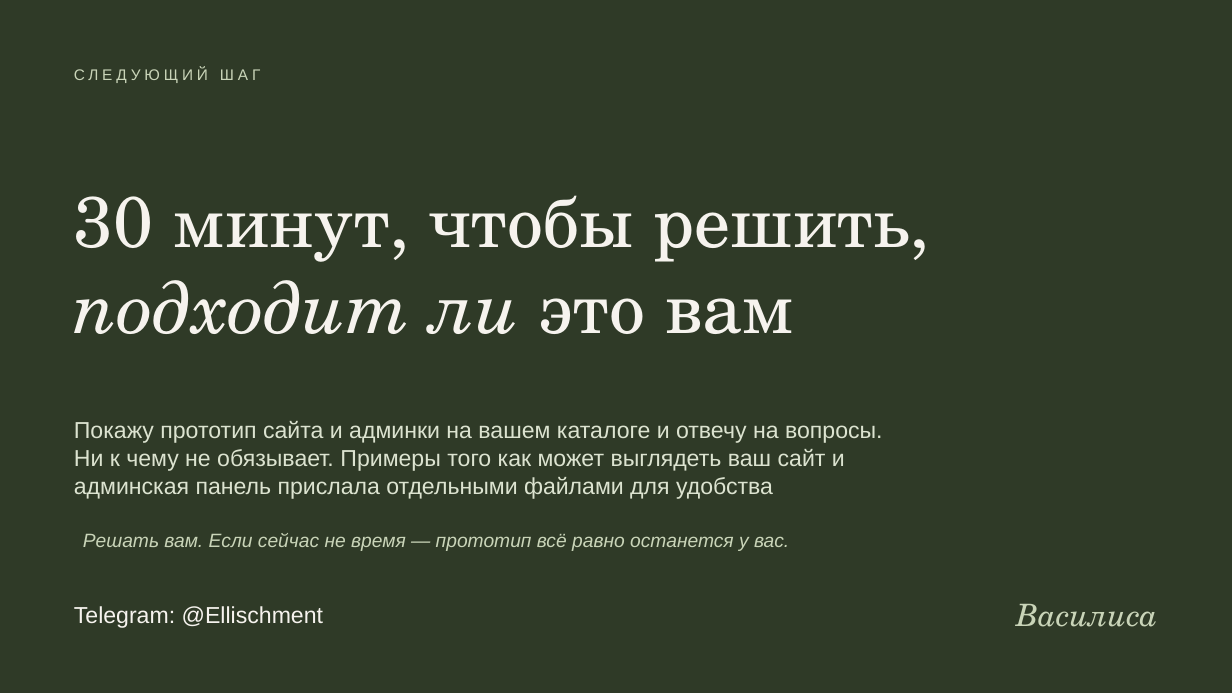
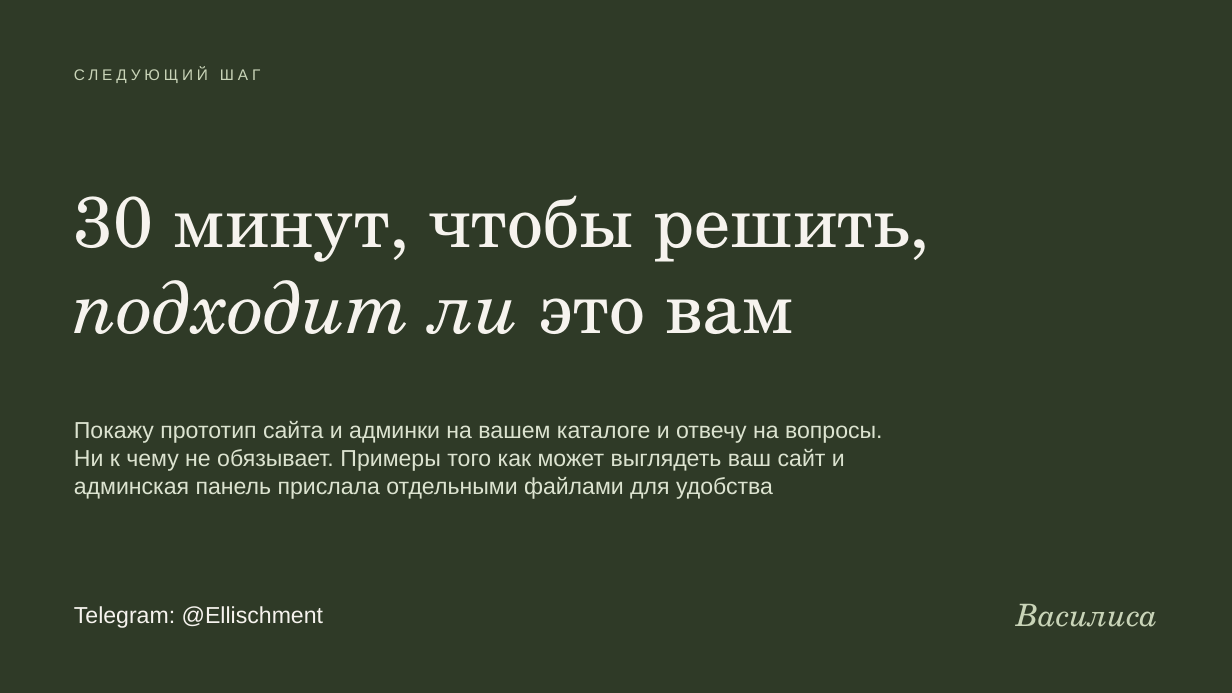
Before and after one commit to ellischment/svoya_ferma, a slide deck: slide 17 of docs/preview/lesnaya-yagodka-predlozhenie.pptx (slide 20 before the commit). Drawn at 1232x693 pixels with LibreOffice and Linux fonts; fonts in the diff are those of the drawing. Boxes give left, top, right and bottom in pixels: in the first picture for what was removed or moved away, otherwise in the second. Text is boxed around its words. In the diff, an @@ line names an element or a change of style, - is before the commit and + after.

```diff
--- a/docs/preview/lesnaya-yagodka-predlozhenie.pptx
+++ b/docs/preview/lesnaya-yagodka-predlozhenie.pptx
@@ text removed at [83,533,789,551] @@
-Решать вам. Если сейчас не время — прототип всё равно останется у вас.
```
Also in this commit, not shown: 5 other slides changed, 3 slides removed.
